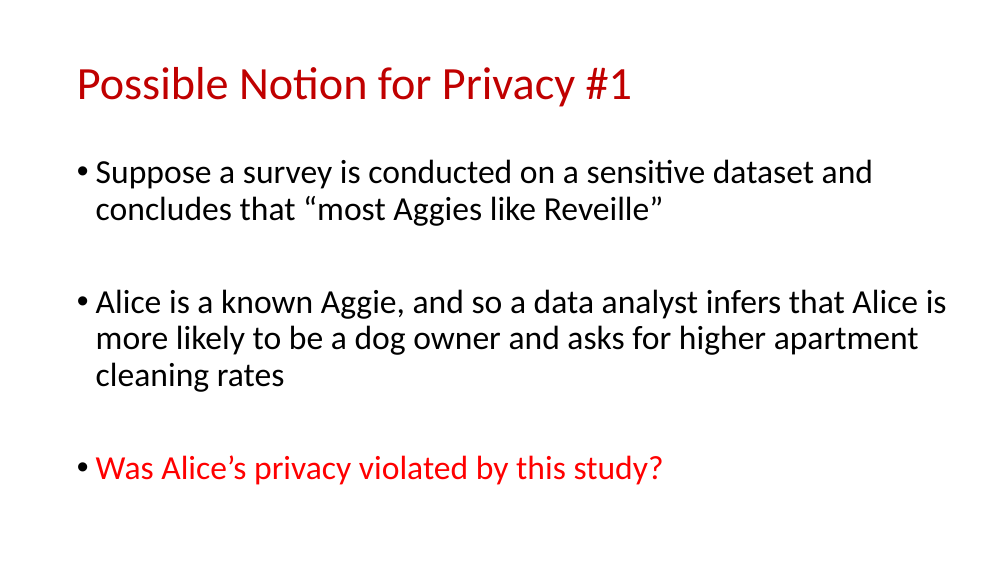
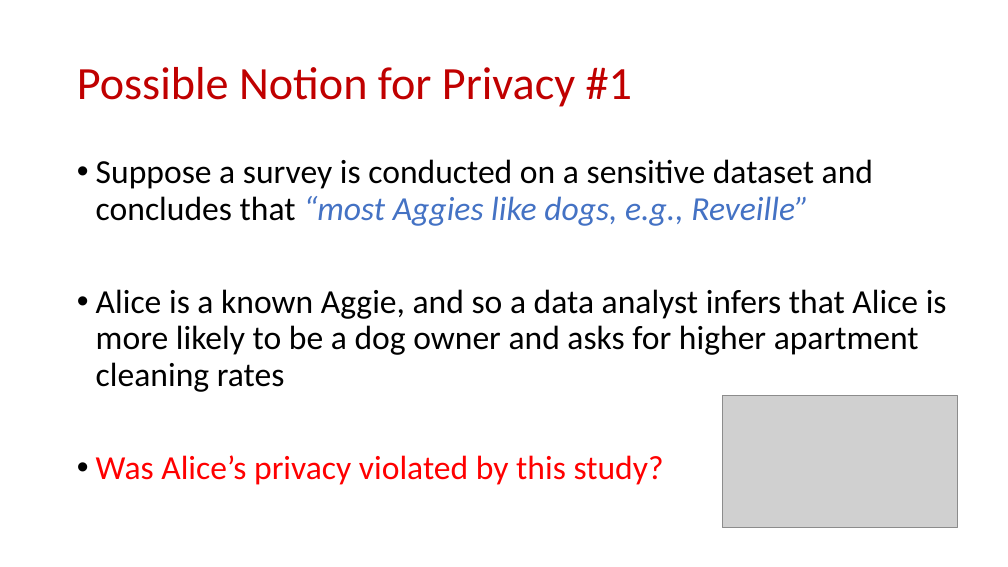
Before and after one commit to samsonzhou/samsonzhou.github.io, a slide deck: slide 19 of CSCE689-23/L32.pptx. Drawn at 1008x567 pixels with LibreOffice and Linux fonts; fonts in the diff are those of the drawing; grey boxes stand for pictures. Boxes give left, top, right and bottom in pixels: in the first picture for what was removed or moved away, otherwise in the second. Text is boxed around its words. In the diff, an @@ line names an element or a change of style, - is before the commit and + after.

```diff
--- a/CSCE689-23/L32.pptx
+++ b/CSCE689-23/L32.pptx
@@ text at bbox=[96, 159, 873, 226]: text changed @@
-• Suppose a survey is conducted on a sensitive dataset and concludes that “most Aggies like Reveille”
+• Suppose a survey is conducted on a sensitive dataset and concludes that “most Aggies like dogs, e.g., Reveille”
@@ picture added at bbox=[722, 395, 957, 528] @@
```
